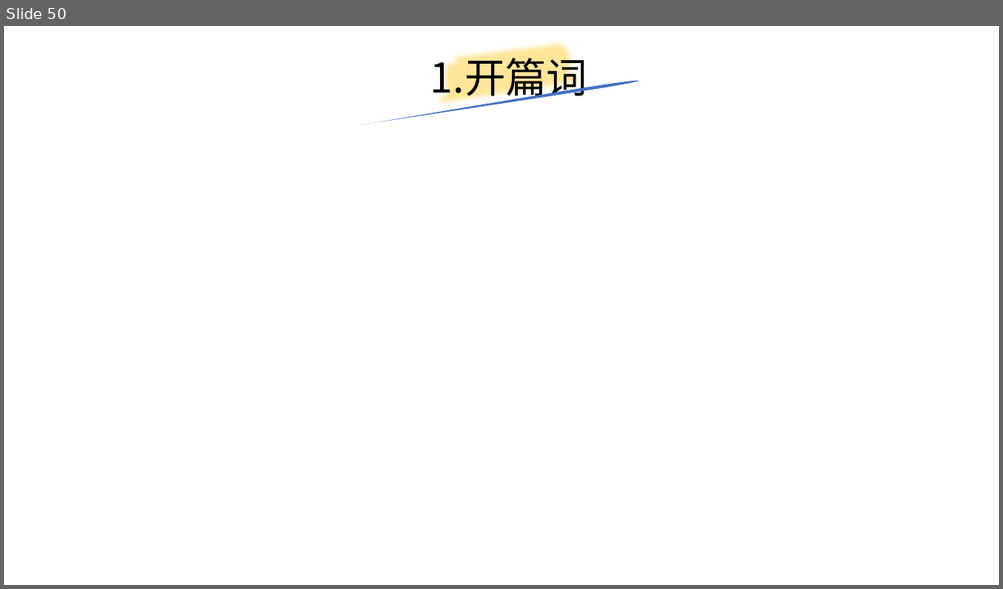
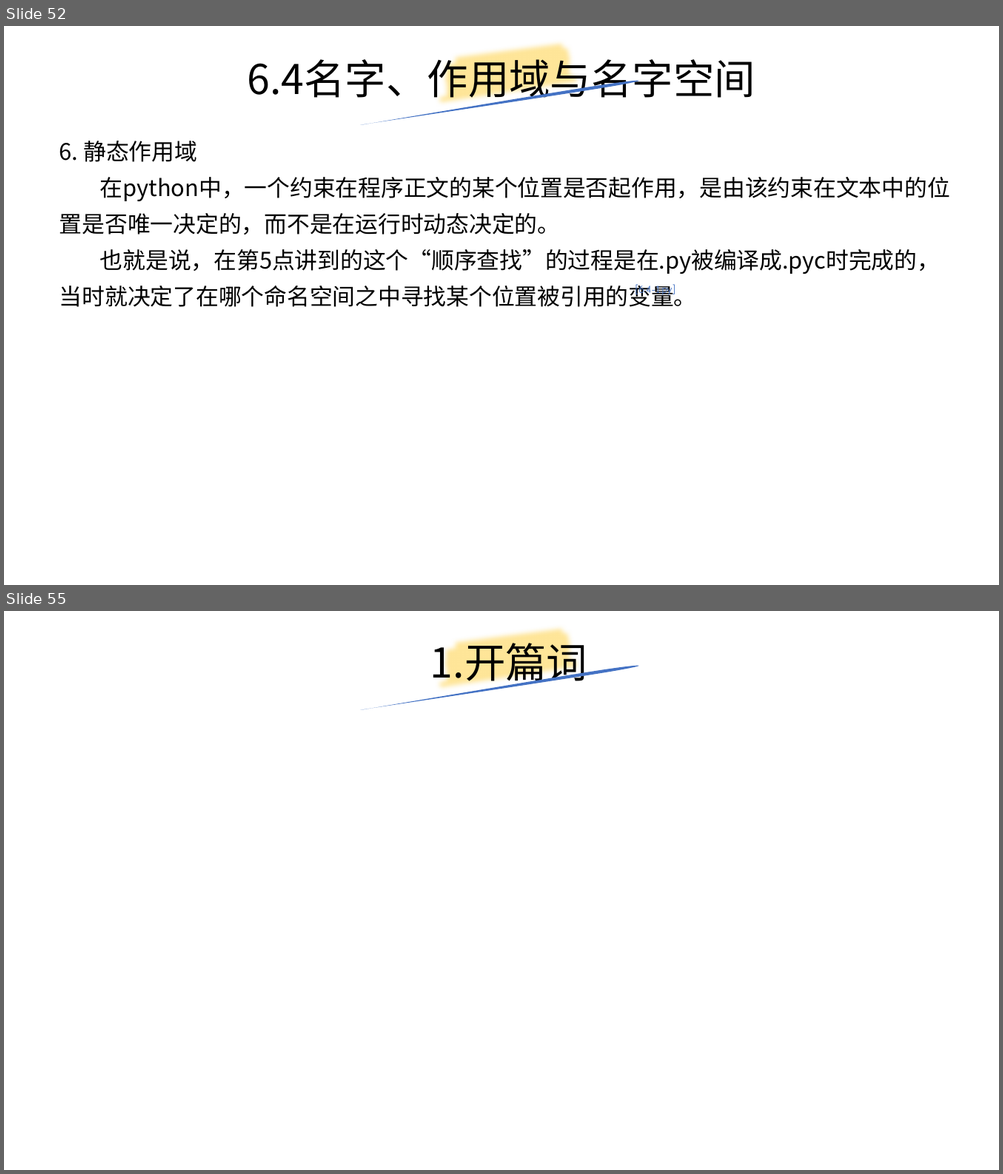
Before and after one commit to yiwenliu/CorePython, a slide deck: PPT/CorePython.pptx. Shown one above the other, each under a label of ours: slide 50 before the commit, slides 52 and 55 after it; the slides between them are not shown. The pictures are 1003x589 and 1003x1174 pixels, drawn with LibreOffice and Linux fonts; fonts in the diff are those of the drawing. Boxes give left, top, right and bottom in pixels: in the first picture for what was removed or moved away, otherwise in the second. Text is boxed around its words. In the diff, an @@ line names an element or a change of style, - is before the commit and + after.

```diff
--- a/PPT/CorePython.pptx
+++ b/PPT/CorePython.pptx
@@ slide 52 added at [4,26,999,585], background #FFFFFF @@
@@ freeform shape added at [434,26,586,124], outline #FFE699 16 pt @@
@@ title added at [247,53,755,104], 39.6 pt, text #000000 @@
+6.4名字、作用域与名字空间
@@ freeform shape added at [359,79,640,124], fill #4472C4 @@
@@ text added at [60,141,950,307], 22 pt, text #000000 @@
+6. 静态作用域
+在python中，一个约束在程序正文的某个位置是否起作用，是由该约束在文本中的位置是否唯一决定的，而不是在运行时动态决定的。
+也就是说，在第5点讲到的这个“顺序查找”的过程是在.py被编译成.pyc时完成的，当时就决定了在哪个命名空间之中寻找某个位置被引用的变量。
@@ text added at [635,284,676,298], 18 pt, text #4472C4 @@
+[6.4-1.py]
@@ what was slide 50 is now slide 55 @@
```
Also in this commit, not shown: 2 slides changed, 4 other slides added, 1 other file.
